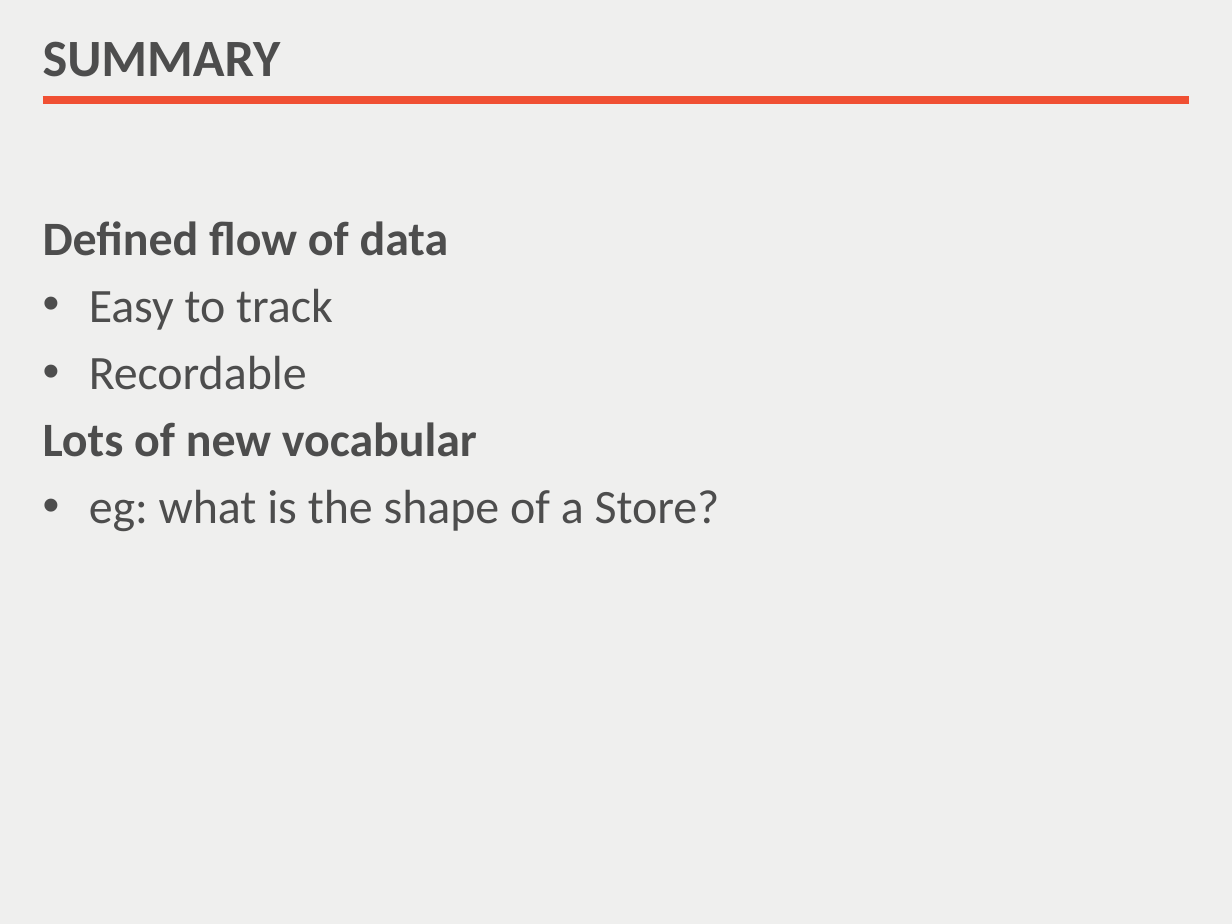
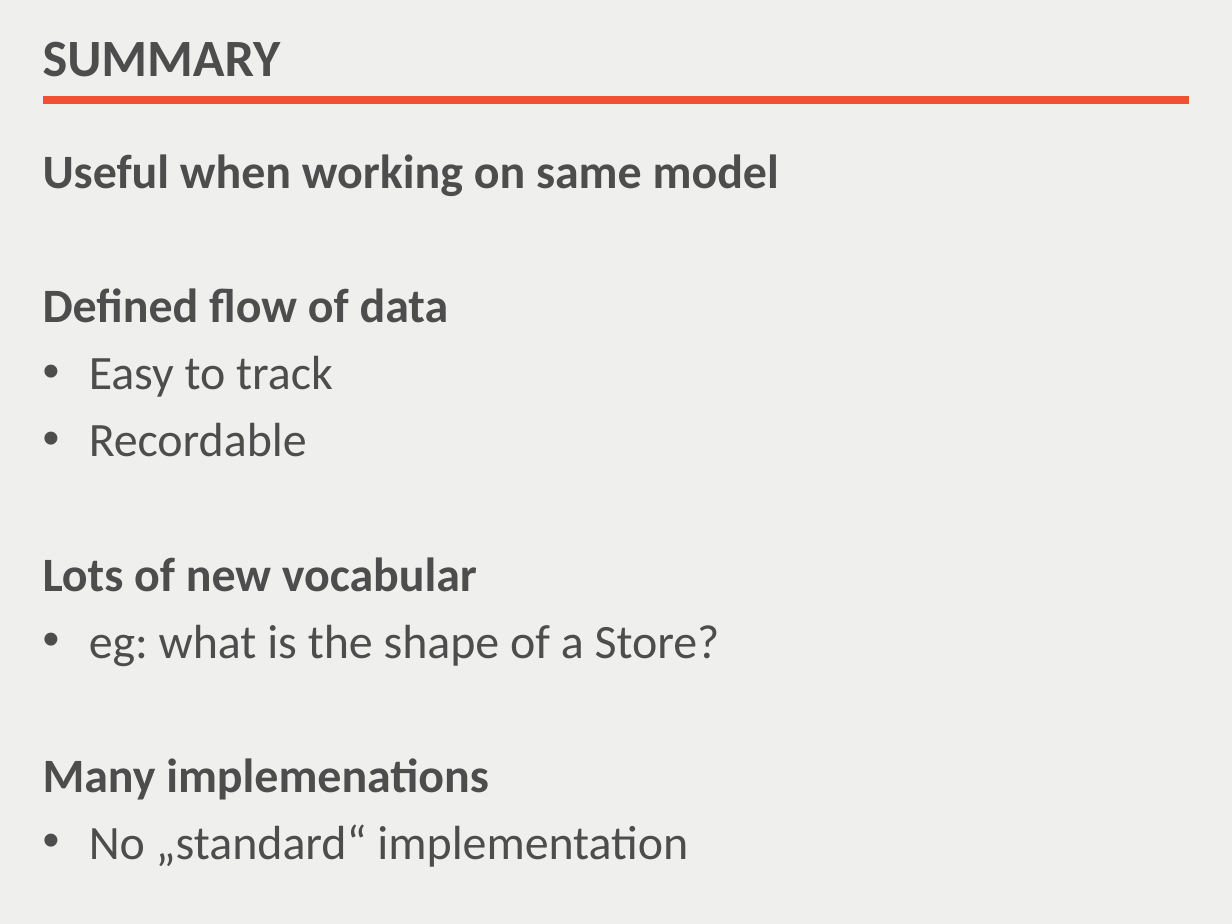
Before and after one commit to nilshartmann/react-meetup-flux, a slide deck: slide 22 of Flux Introduction.pptx (slide 24 before the commit). Drawn at 1232x924 pixels with LibreOffice and Linux fonts; fonts in the diff are those of the drawing. Boxes give left, top, right and bottom in pixels: in the first picture for what was removed or moved away, otherwise in the second. Text is boxed around its words. In the diff, an @@ line names an element or a change of style, - is before the commit and + after.

```diff
--- a/Flux Introduction.pptx
+++ b/Flux Introduction.pptx
@@ text at (x1=43, y1=154, x2=779, y2=196): paragraph added @@
+Useful when working on same model
@@ text at (x1=43, y1=758, x2=688, y2=867): paragraphs added @@
+Many implemenations
+• No „standard“ implementation
```
Also in this commit, not shown: 1 other slide changed, 2 slides removed, 1 other file.
